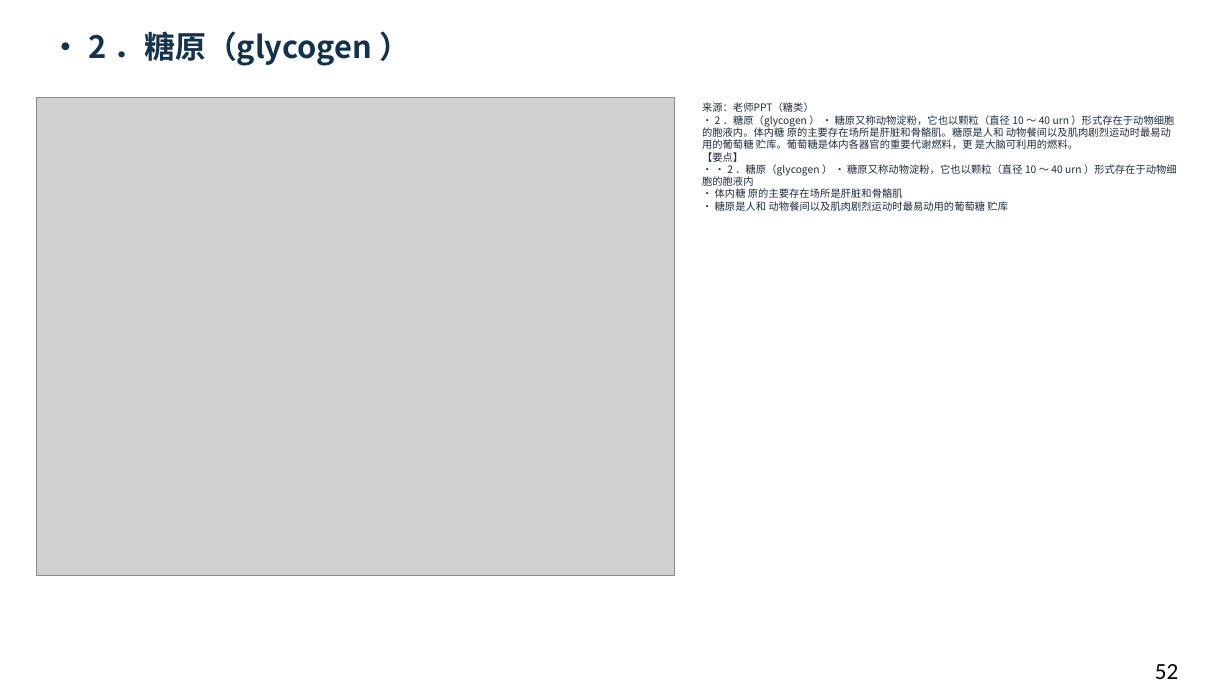
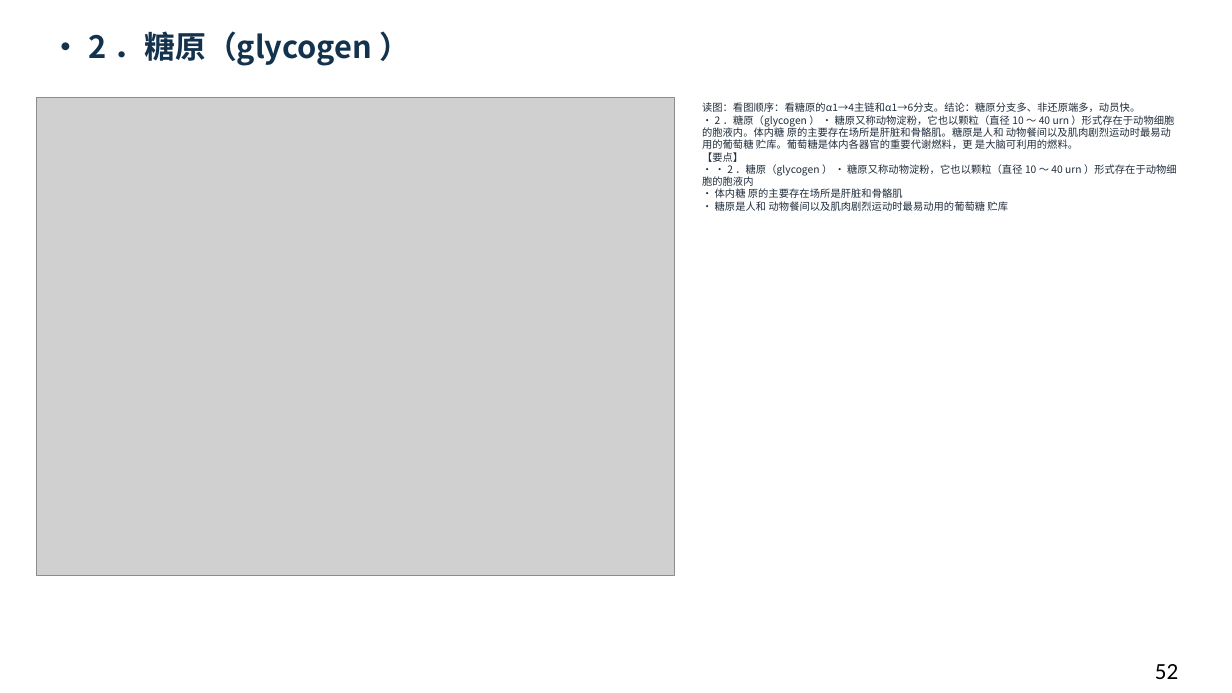
Before and after one commit to newkan-li/Biochemistry, a slide deck: slide 52 of downloads/bc09-ai-style.pptx. Drawn at 1232x693 pixels with LibreOffice and Linux fonts; fonts in the diff are those of the drawing; grey boxes stand for pictures. Boxes give left, top, right and bottom in pixels: in the first picture for what was removed or moved away, otherwise in the second. Text is boxed around its words. In the diff, an @@ line names an element or a change of style, - is before the commit and + after.

Commit message:
bc09补64页老师原页读图讲解:39页缺图注全部补齐,下载PPT同步;版本20261112cdm

```diff
--- a/downloads/bc09-ai-style.pptx
+++ b/downloads/bc09-ai-style.pptx
@@ text at (702,102,1177,211): text changed @@
-来源：老师PPT（糖类）
-• 2 ．糖原（glycogen ） • 糖原又称动物淀粉，它也以颗粒（直径 10 ～ 40 urn ）形式存在于动物细胞的胞液内。体内糖 原的主要存在场所是肝脏和骨骼肌。糖原是人和 动物餐间以及肌肉剧烈运动时最易动用的葡萄糖 贮库。葡萄糖是体内各器官的重要代谢燃料，更 是大脑可利用的燃料。
-【要点】
-• • 2 ．糖原（glycogen ） • 糖原又称动物淀粉，它也以颗粒（直径 10 ～ 40 urn ）形式存在于动物细胞的胞液内
-• 体内糖 原的主要存在场所是肝脏和骨骼肌
-• 糖原是人和 动物餐间以及肌肉剧烈运动时最易动用的葡萄糖 贮库
+读图：看图顺序：看糖原的α1→4主链和α1→6分支。结论：糖原分支多、非还原端多，动员快。
+• 2 ．糖原（glycogen ） • 糖原又称动物淀粉，它也以颗粒（直径 10 ～ 40 urn ）形式存在于动物细胞的胞液内。体内糖 原的主要存在场所是肝脏和骨骼肌。糖原是人和 动物餐间以及肌肉剧烈运动时最易动用的葡萄糖 贮库。葡萄糖是体内各器官的重要代谢燃料，更 是大脑可利用的燃料。
+【要点】
+• • 2 ．糖原（glycogen ） • 糖原又称动物淀粉，它也以颗粒（直径 10 ～ 40 urn ）形式存在于动物细胞的胞液内
+• 体内糖 原的主要存在场所是肝脏和骨骼肌
+• 糖原是人和 动物餐间以及肌肉剧烈运动时最易动用的葡萄糖 贮库
```
Also in this commit, not shown: 104 other slides changed, 5 other files.
